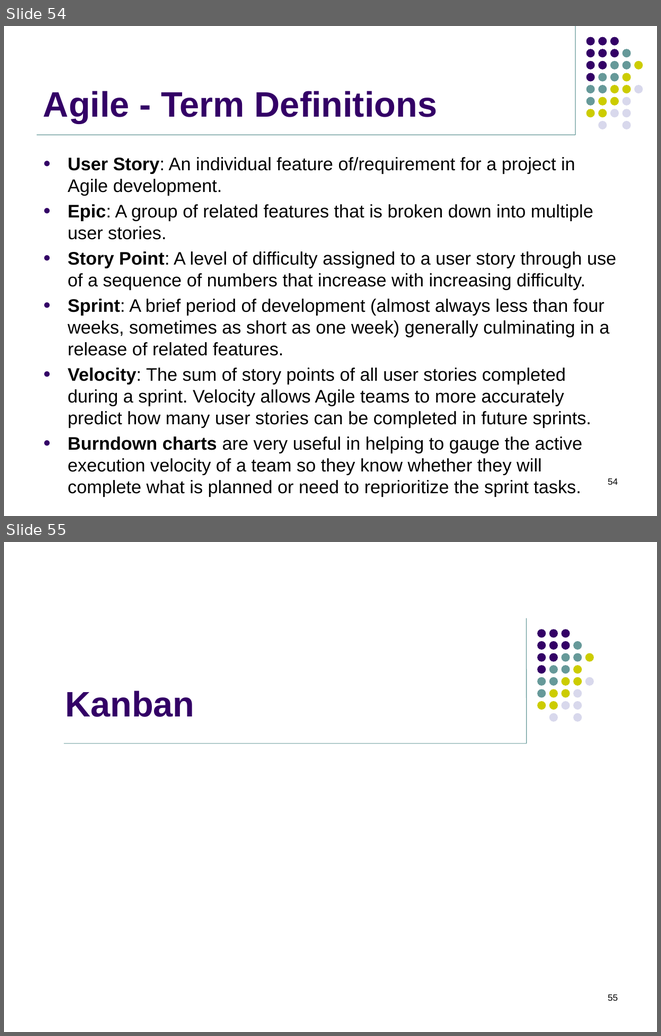
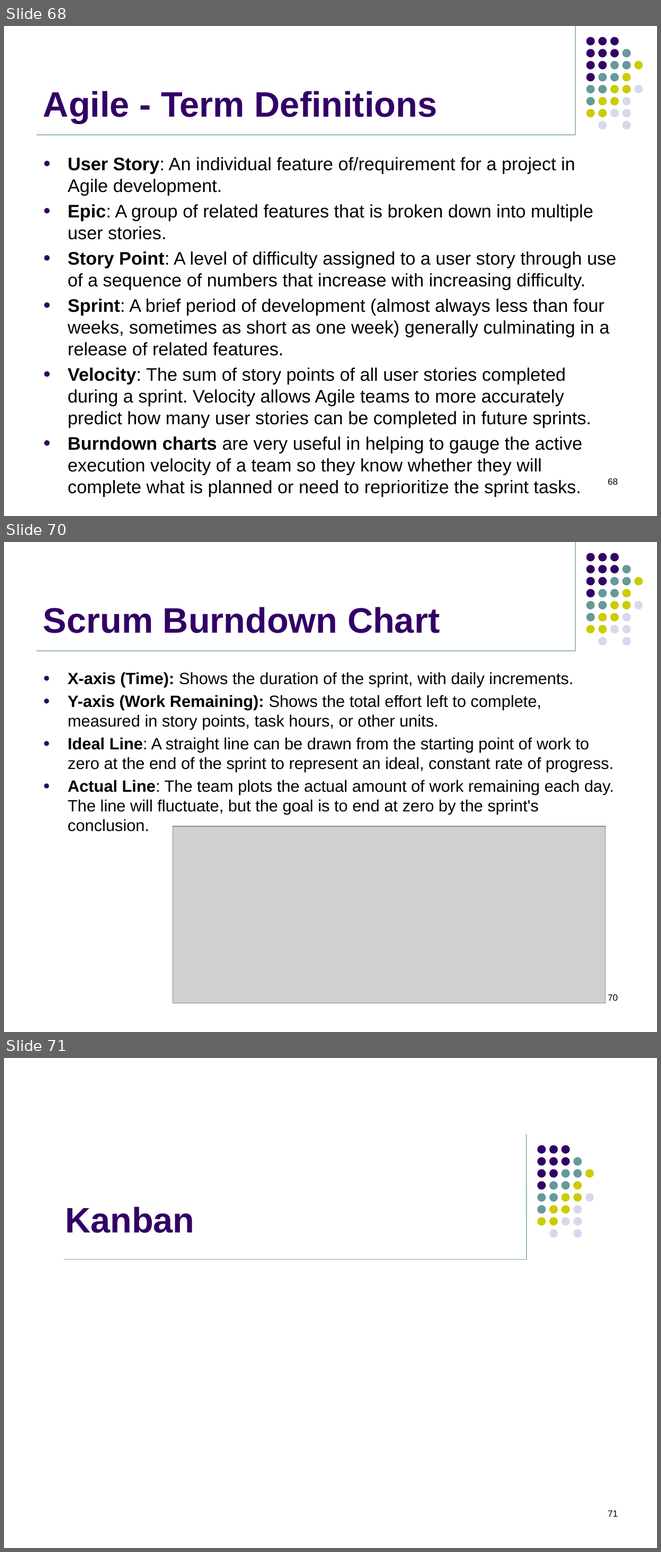
Before and after one commit to jasdhiratrevature/TrainingSlides, a slide deck: SLDC/SDLC.pptx. Shown one above the other, each under a label of ours: slides 54 and 55 before the commit, slides 68, 70 and 71 after it; the slides between them are not shown. The pictures are 661x1036 and 661x1552 pixels, drawn with LibreOffice and Linux fonts; fonts in the diff are those of the drawing; grey boxes stand for pictures; background and template pictures are left out. Boxes give left, top, right and bottom in pixels: in the first picture for what was removed or moved away, otherwise in the second. Text is boxed around its words. In the diff, an @@ line names an element or a change of style, - is before the commit and + after.

```diff
--- a/SLDC/SDLC.pptx
+++ b/SLDC/SDLC.pptx
@@ slide 70 added at (4, 542, 657, 1032), background #FFFFFF; not listed: 33 template elements that a slide beside it also shows @@
@@ title added at (43, 607, 440, 633), 39 pt, text #330066, bold @@
+Scrum Burndown Chart
@@ text added at (68, 672, 614, 831), 18 pt, text #000000 @@
+● X-axis (Time): Shows the duration of the sprint, with daily increments.
+● Y-axis (Work Remaining): Shows the total effort left to complete, measured in story points, task hours, or other units.
+● Ideal Line: A straight line can be drawn from the starting point of work to zero at the end of the sprint to represent an ideal, constant rate of progress.
+● Actual Line: The team plots the actual amount of work remaining each day. The line will fluctuate, but the goal is to end at zero by the sprint's conclusion.
@@ picture added at (173, 826, 604, 1003) @@
@@ page number added at (608, 994, 618, 1000), 10 pt, text #000000 @@
+70
@@ what was slide 54 is now slide 68 @@
@@ page number at (608, 478, 618, 484): text changed @@
-54
+68
@@ what was slide 55 is now slide 71 @@
@@ page number at (608, 1510, 618, 1516): text changed @@
-55
+71
```
Also in this commit, not shown: 1 slide changed, 15 other slides added.
